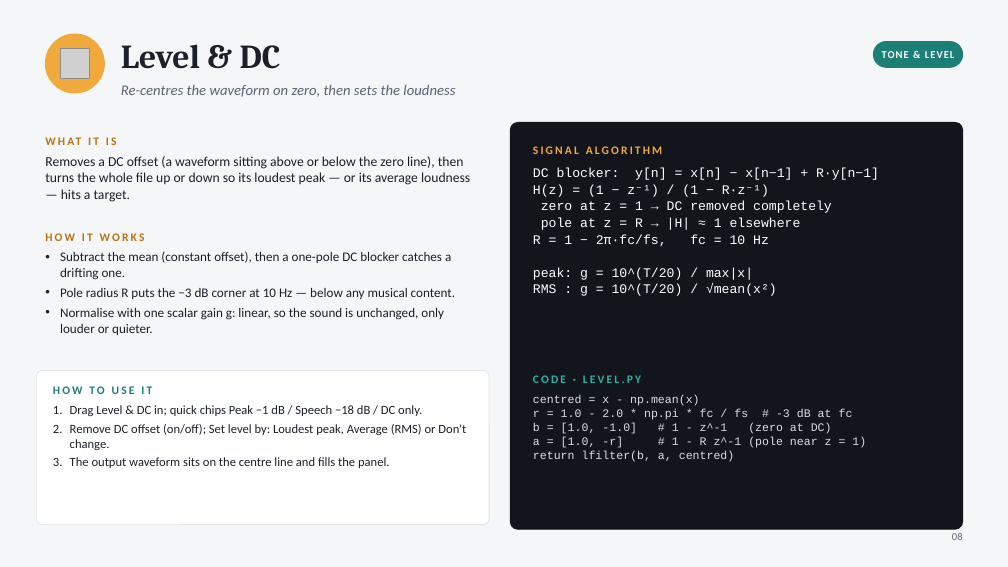
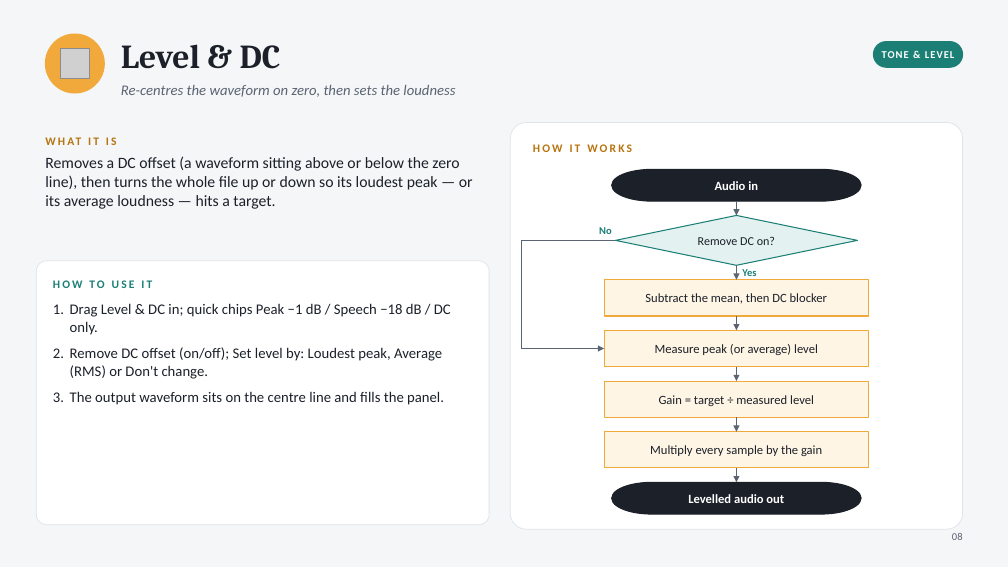
Before and after one commit to Nafis37/Audio_Chef, a slide deck: slide 8 of Audio_Chef.pptx. Drawn at 1008x567 pixels with LibreOffice and Linux fonts; fonts in the diff are those of the drawing; grey boxes stand for pictures. Boxes give left, top, right and bottom in pixels: in the first picture for what was removed or moved away, otherwise in the second. Text is boxed around its words. In the diff, an @@ line names an element or a change of style, - is before the commit and + after.

```diff
--- a/Audio_Chef.pptx
+++ b/Audio_Chef.pptx
@@ rounded rectangle at (x1=510, y1=123, x2=963, y2=529): fill #12151C to #FFFFFF; outline #12151C 1 pt to #E1E5EA 0.75 pt; proportions changed @@
@@ text "HOW IT WORKS" moved from (x1=45, y1=233, x2=145, y2=241) to (x1=533, y1=144, x2=632, y2=152) @@
@@ text removed at (x1=533, y1=146, x2=662, y2=154) @@
-SIGNAL ALGORITHM
@@ text "Removes a DC offset (a ..." at (x1=45, y1=156, x2=473, y2=209): size 13 to 15 pt @@
@@ text removed at (x1=533, y1=168, x2=879, y2=296) @@
-DC blocker: y[n] = x[n] − x[n−1] + R·y[n−1]
-H(z) = (1 − z⁻¹) / (1 − R·z⁻¹)
-zero at z = 1 → DC removed completely
-pole at z = R → |H| ≈ 1 elsewhere
-R = 1 − 2π·fc/fs, fc = 10 Hz
-peak: g = 10^(T/20) / max|x|
-RMS : g = 10^(T/20) / √mean(x²)
@@ pill shape added at (x1=612, y1=169, x2=861, y2=201), fill #1B2029, outline #1B2029 1 pt, 12 pt, text #FFFFFF, bold @@
+Audio in
@@ arrow added from (737, 201) to (737, 216), #5B6472 1.25 pt @@
@@ text added at (x1=599, y1=227, x2=612, y2=234), 10 pt, text #1B7F76, bold @@
+No
@@ diamond added at (x1=616, y1=216, x2=858, y2=265), fill #E3F2F0, outline #1B7F76 1 pt, 11.5 pt, text #1B2029 @@
+Remove DC on?
@@ rounded rectangle resized from (x1=36, y1=371, x2=489, y2=525) to (x1=36, y1=261, x2=489, y2=525) @@
@@ text removed at (x1=60, y1=251, x2=455, y2=335) @@
-• Subtract the mean (constant offset), then a one-pole DC blocker catches a drifting one.
-• Pole radius R puts the −3 dB corner at 10 Hz — below any musical content.
-• Normalise with one scalar gain g: linear, so the sound is unchanged, only louder or quieter.
@@ line added from (616, 240) to (522, 240), #5B6472 1.25 pt @@
@@ line added from (522, 240) to (522, 349), #5B6472 1.25 pt @@
@@ arrow added from (737, 265) to (737, 280), #5B6472 1.25 pt @@
@@ text added at (x1=742, y1=269, x2=756, y2=276), 10 pt, text #1B7F76, bold @@
+Yes
@@ text "HOW TO USE IT" moved from (x1=53, y1=386, x2=152, y2=394) to (x1=53, y1=280, x2=152, y2=288) @@
@@ rectangle added at (x1=604, y1=280, x2=869, y2=316), fill #FFF5E4, outline #F2A93B 1 pt, 12 pt, text #1B2029 @@
+Subtract the mean, then DC blocker
@@ text "Drag Level & DC in; ..." moved from (x1=70, y1=405, x2=466, y2=468) to (x1=70, y1=303, x2=451, y2=405) @@
@@ text "Drag Level & DC in; ..." at (x1=70, y1=303, x2=451, y2=405): size 12 to 14 pt; more space between paragraphs @@
@@ arrow added from (737, 316) to (737, 330), #5B6472 1.25 pt @@
@@ arrow added from (522, 349) to (604, 349), #5B6472 1.25 pt @@
@@ rectangle added at (x1=604, y1=330, x2=869, y2=367), fill #FFF5E4, outline #F2A93B 1 pt, 12 pt, text #1B2029 @@
+Measure peak (or average) level
@@ text removed at (x1=533, y1=375, x2=641, y2=383) @@
-CODE · LEVEL.PY
@@ rectangle added at (x1=604, y1=381, x2=869, y2=417), fill #FFF5E4, outline #F2A93B 1 pt, 12 pt, text #1B2029 @@
+Gain = target ÷ measured level
@@ arrow added from (737, 367) to (737, 381), #5B6472 1.25 pt @@
@@ text removed at (x1=533, y1=395, x2=866, y2=462) @@
-centred = x - np.mean(x)
-r = 1.0 - 2.0 * np.pi * fc / fs # -3 dB at fc
-b = [1.0, -1.0] # 1 - z^-1 (zero at DC)
-a = [1.0, -r] # 1 - R z^-1 (pole near z = 1)
-return lfilter(b, a, centred)
@@ arrow added from (737, 417) to (737, 432), #5B6472 1.25 pt @@
@@ rectangle added at (x1=604, y1=432, x2=869, y2=468), fill #FFF5E4, outline #F2A93B 1 pt, 12 pt, text #1B2029 @@
+Multiply every sample by the gain
@@ arrow added from (737, 468) to (737, 482), #5B6472 1.25 pt @@
@@ pill shape added at (x1=612, y1=482, x2=861, y2=514), fill #1B2029, outline #1B2029 1 pt, 12 pt, text #FFFFFF, bold @@
+Levelled audio out
```
Also in this commit, not shown: 17 other slides changed, 3 other files.
